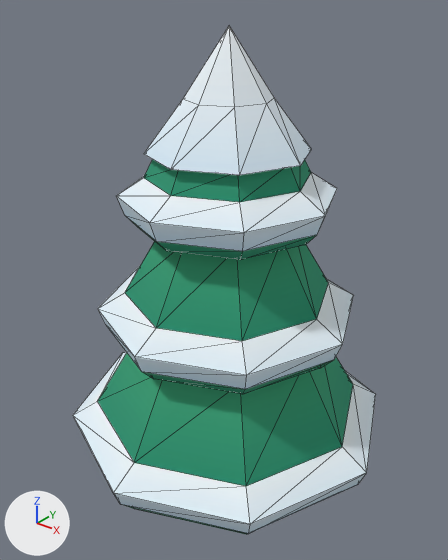
Renders of the glTF model public/assets/toycar/tree-snow-b.glb from each side of a commit.
One viewpoint serves both versions: a 50 mm lens placed at (1.282, -1.628, 2.05), pointed at (-0.033, 0.017, 1.03). The axes (+X, +Y, +Z) are drawn at lower left. The lights are the same throughout. The older version comes first. Mesh edges are drawn as thin lines. Vertices at exactly the same position are counted once.

Objects in the first picture: 'tree'.
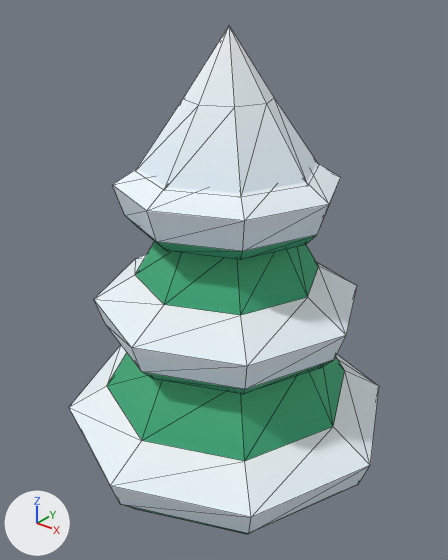
The edits, one by one:
me_tree is used by ob_tree; location (0.0, 0.0, 0.0).
me_tree had 157 vertices, 292 faces and spanned x -0.62..0.62, y -0.62..0.62, z 0.0..1.92.
me_tree now has 157 vertices, 292 faces and spans x -0.63..0.63, y -0.63..0.63, z 0.0..1.92.
me_tree part 1: 32 of 157 vertices moved; they spanned x -0.62..0.62, y -0.62..0.62, z 0.48..1.01 and now span x -0.63..0.63, y -0.63..0.63, z 0.52..1.09; mean shift (0.0, 0.0, 0.06); largest move (0.38, 0.0, 1.01) -> (0.34, 0.0, 1.09).
me_tree part 2: 32 of 157 vertices moved; they spanned x -0.38..0.38, y -0.38..0.38, z 1.38..1.53 and now span x -0.4..0.4, y -0.4..0.4, z 1.42..1.51; mean shift (0.0, 0.0, 0.0); largest move (0.2, -0.2, 1.45) -> (0.18, -0.18, 1.51).
me_tree part 3: texture (UV) coordinates of 280 of 292 faces, centred in x -0.56..0.56, y -0.56..0.56, z 0.34..1.77, changed; they spanned u 0.22..0.22, v 0.25..0.98 and now span u 0.22..0.22, v 0.29..0.99.

Pixel boxes (x1, y1, x2, y2) of what changed, in the pictures (448 x 560 px; the box of a moved part takes in the faces that stretch with it):
'tree', reshaped, surface changed
    before: (73, 26, 376, 534)
    after: (69, 26, 379, 534)
part 1 of me_tree, moved or reshaped
    before: (73, 241, 376, 534)
    after: (69, 241, 379, 534)
part 2 of me_tree, moved or reshaped
    before: (116, 98, 337, 251)
    after: (112, 98, 341, 251)
part 3 of me_tree, surface changed
    both: (73, 103, 376, 534)
